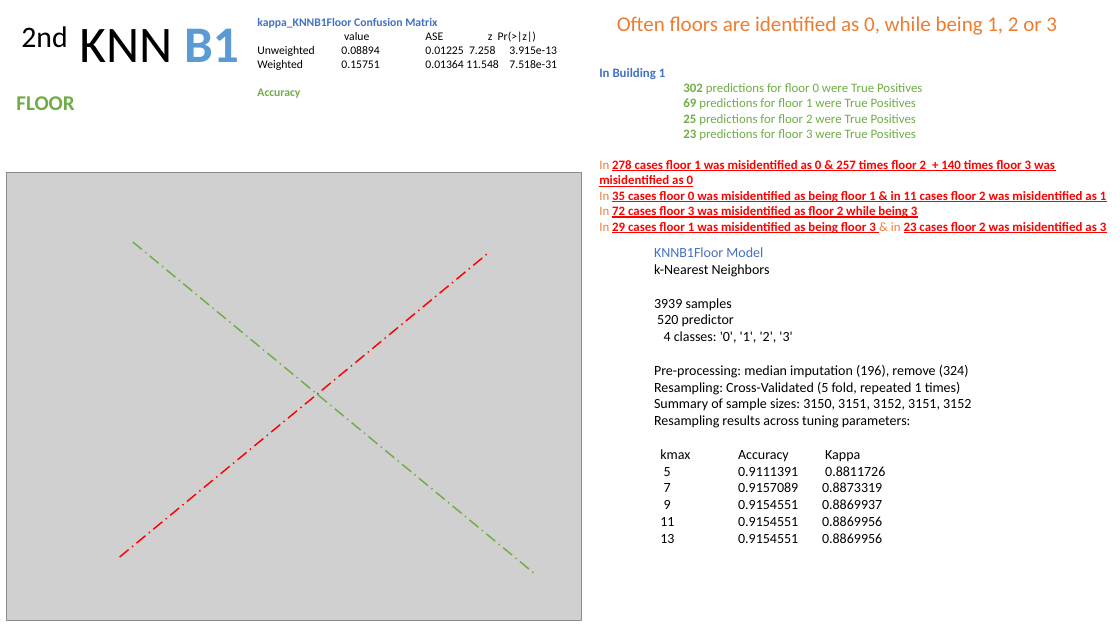
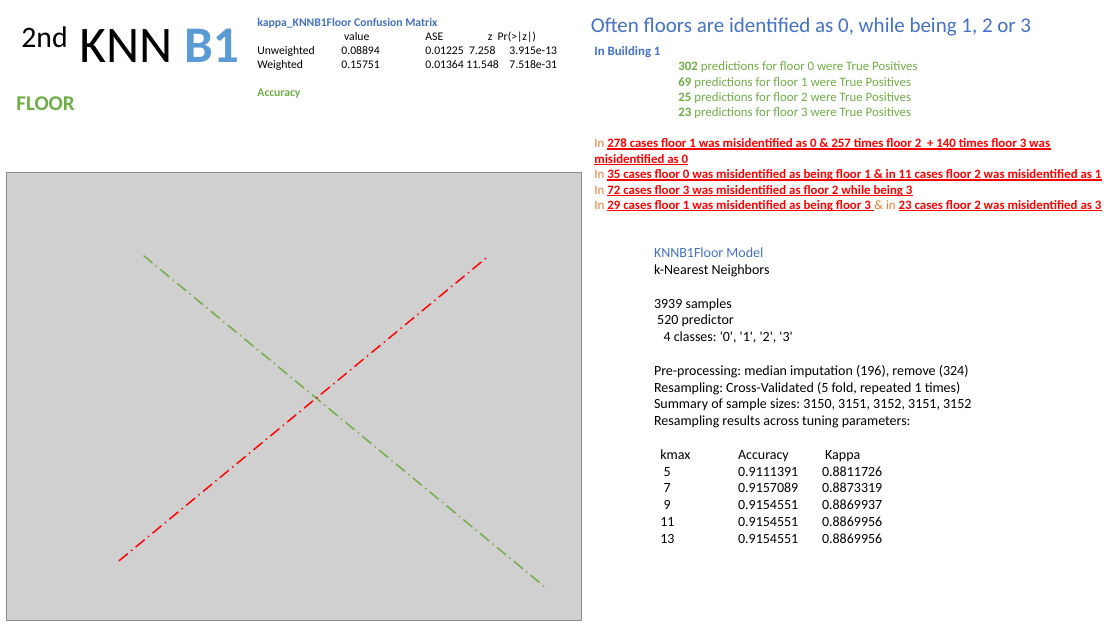
Before and after one commit to NatasjaFortuin/Wifi-locationing, a slide deck: slide 17 of Data etc/Pres Wifi.pptx (slide 19 before the commit). Drawn at 1120x630 pixels with LibreOffice and Linux fonts; fonts in the diff are those of the drawing; grey boxes stand for pictures. Boxes give left, top, right and bottom in pixels: in the first picture for what was removed or moved away, otherwise in the second. Text is boxed around its words. In the diff, an @@ line names an element or a change of style, - is before the commit and + after.

```diff
--- a/Data etc/Pres Wifi.pptx
+++ b/Data etc/Pres Wifi.pptx
@@ text "Often floors are identified as ...": place and size @@
-text "Often floors are identified as ..." at (617,16,1057,35)
+text "Often floors are identified as ..." at (591,17,1031,36)
@@ text "Often floors are identified as ..." at (591,17,1031,36): text colour #ED7D31 to #4472C4 @@
@@ text "In Building 1": place and size @@
-text "In Building 1" at (599,68,1106,233)
+text "In Building 1" at (594,46,1101,211)
@@ line moved from (119, 557) - (490, 252) to (118, 561) - (489, 255) @@
@@ line moved from (133, 242) - (536, 575) to (144, 255) - (546, 588) @@
```
Also in this commit, not shown: 22 other slides changed, 5 slides added, 3 slides removed, 2 other files.
